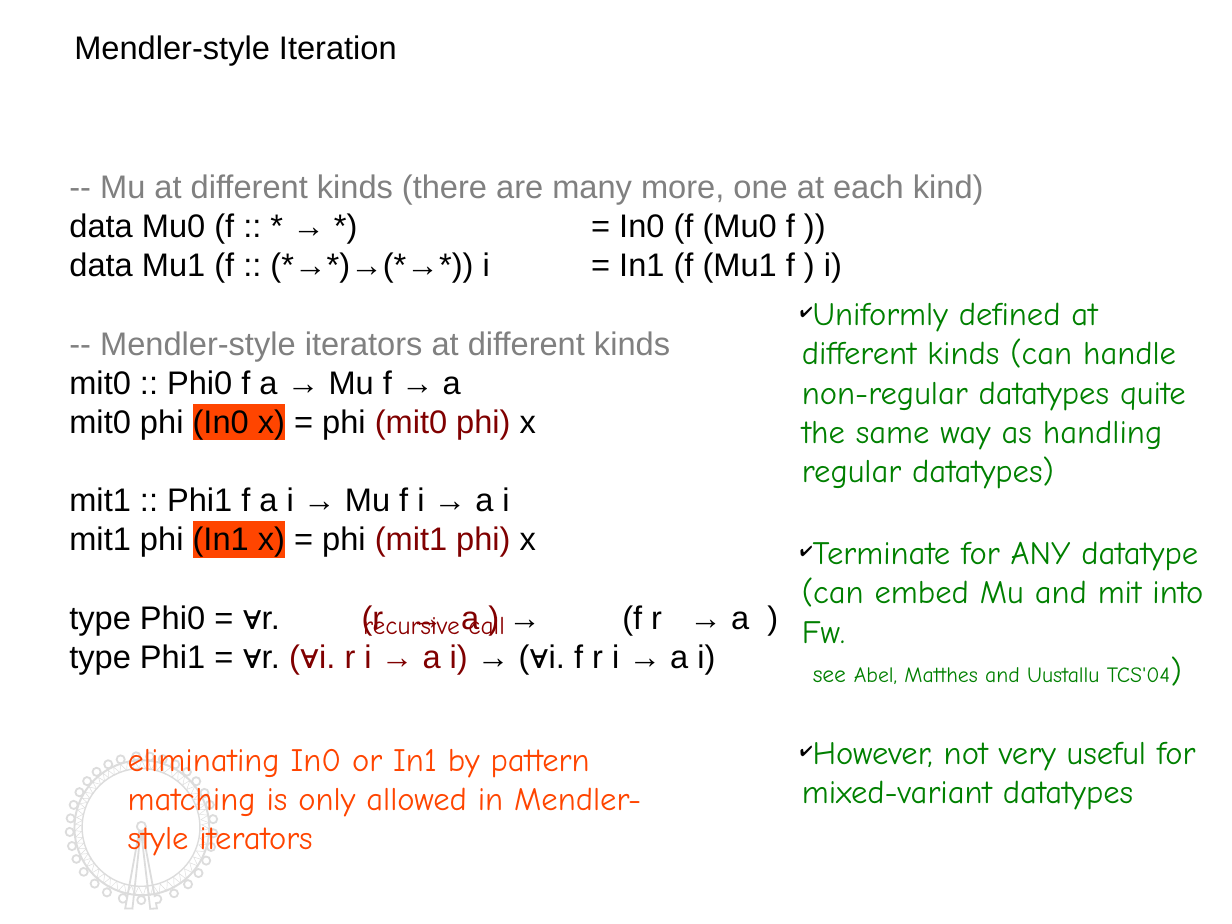
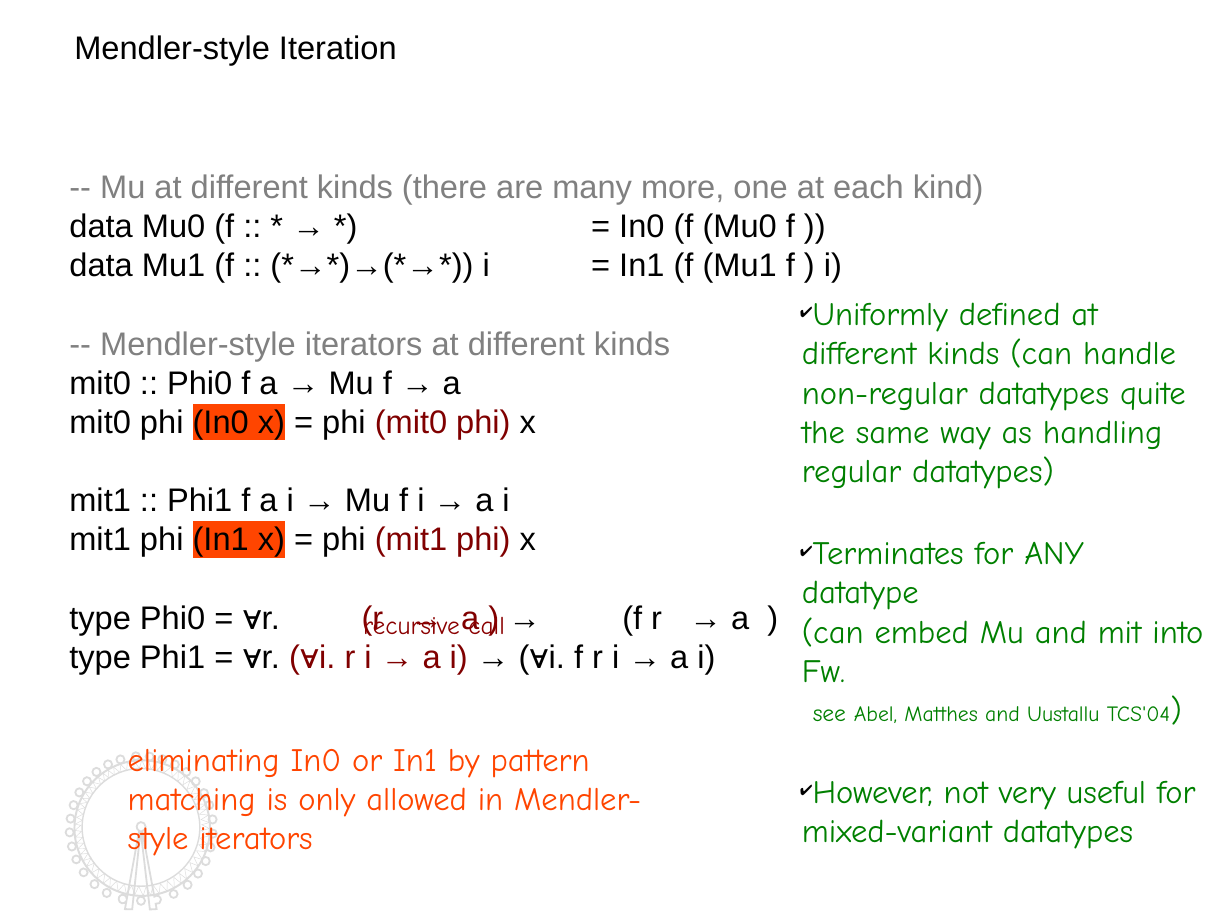
Before and after one commit to kyagrd/naxPapers, a slide deck: slide 7 of draft/TYPES13/ppt/myslide.odp. Drawn at 1232x924 pixels with LibreOffice and Linux fonts; fonts in the diff are those of the drawing. Boxes give left, top, right and bottom in pixels: in the first picture for what was removed or moved away, otherwise in the second. Text is boxed around its words. In the diff, an @@ line names an element or a change of style, - is before the commit and + after.

```diff
--- a/draft/TYPES13/ppt/myslide.odp
+++ b/draft/TYPES13/ppt/myslide.odp
@@ text at <box>802,541,1203,723</box>: text changed @@
-✔ Terminate for ANY datatype
-  (can embed Mu and mit into Fw.
-  see Abel, Matthes and Uustallu TCS'04)
+✔ Terminates for ANY datatype
+  (can embed Mu and mit into Fw.
+  see Abel, Matthes and Uustallu TCS'04)
@@ freeform shape at <box>65,753,217,911</box>: outline redrawn @@
```
Also in this commit, not shown: 16 other slides changed, 1 other file.
